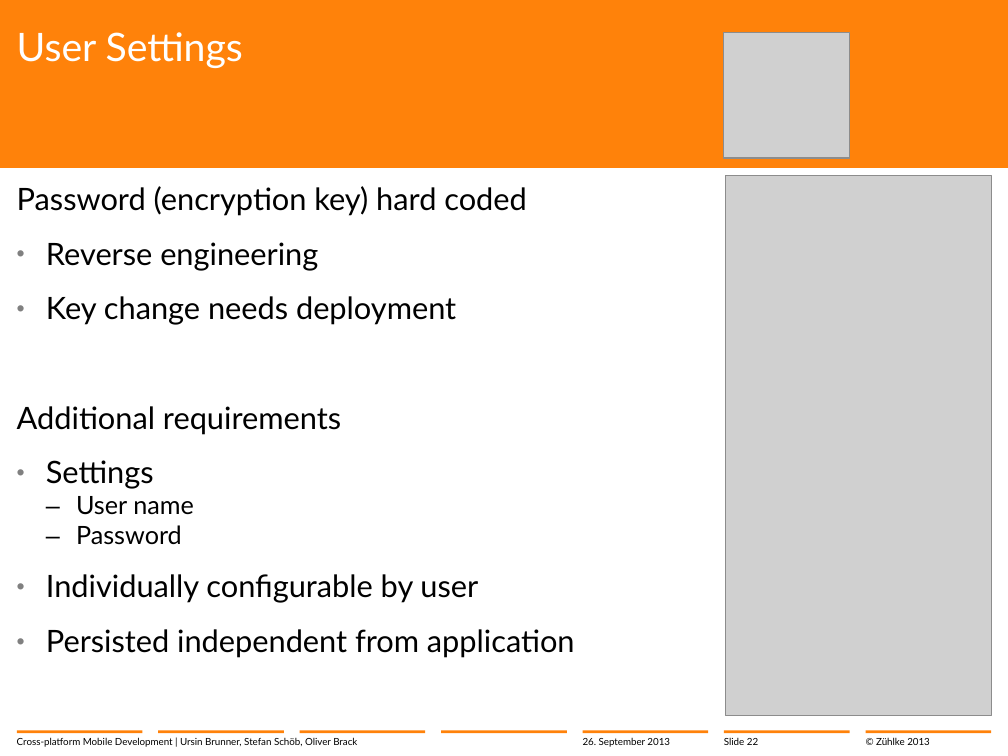
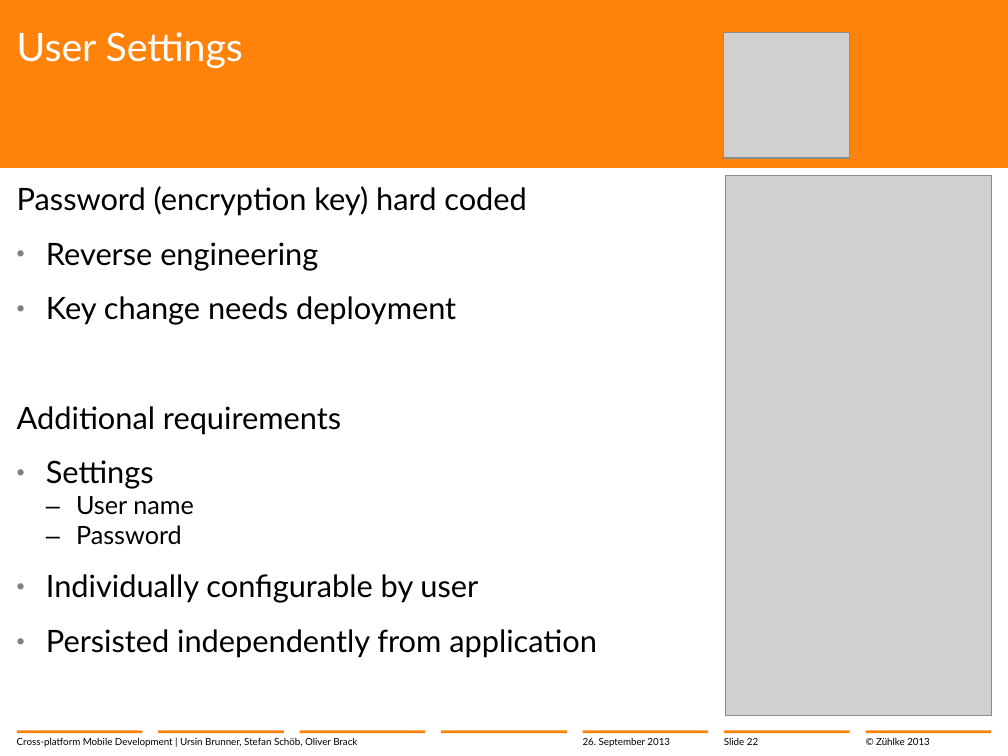
Before and after one commit to brunnurs/zxm, a slide deck: slide 22 of docs/13-09-26 Cross-platform mobile development with C#.pptx. Drawn at 1008x756 pixels with LibreOffice and Linux fonts; fonts in the diff are those of the drawing; grey boxes stand for pictures; background and template pictures are left out. Boxes give left, top, right and bottom in pixels: in the first picture for what was removed or moved away, otherwise in the second. Text is boxed around its words. In the diff, an @@ line names an element or a change of style, - is before the commit and + after.

Commit message:
Slides: fixed typo

```diff
--- a/docs/13-09-26 Cross-platform mobile development with C#.pptx
+++ b/docs/13-09-26 Cross-platform mobile development with C#.pptx
@@ text at [46, 629, 597, 658]: text changed @@
-  • Persisted independent from application
+  • Persisted independently from application
```
